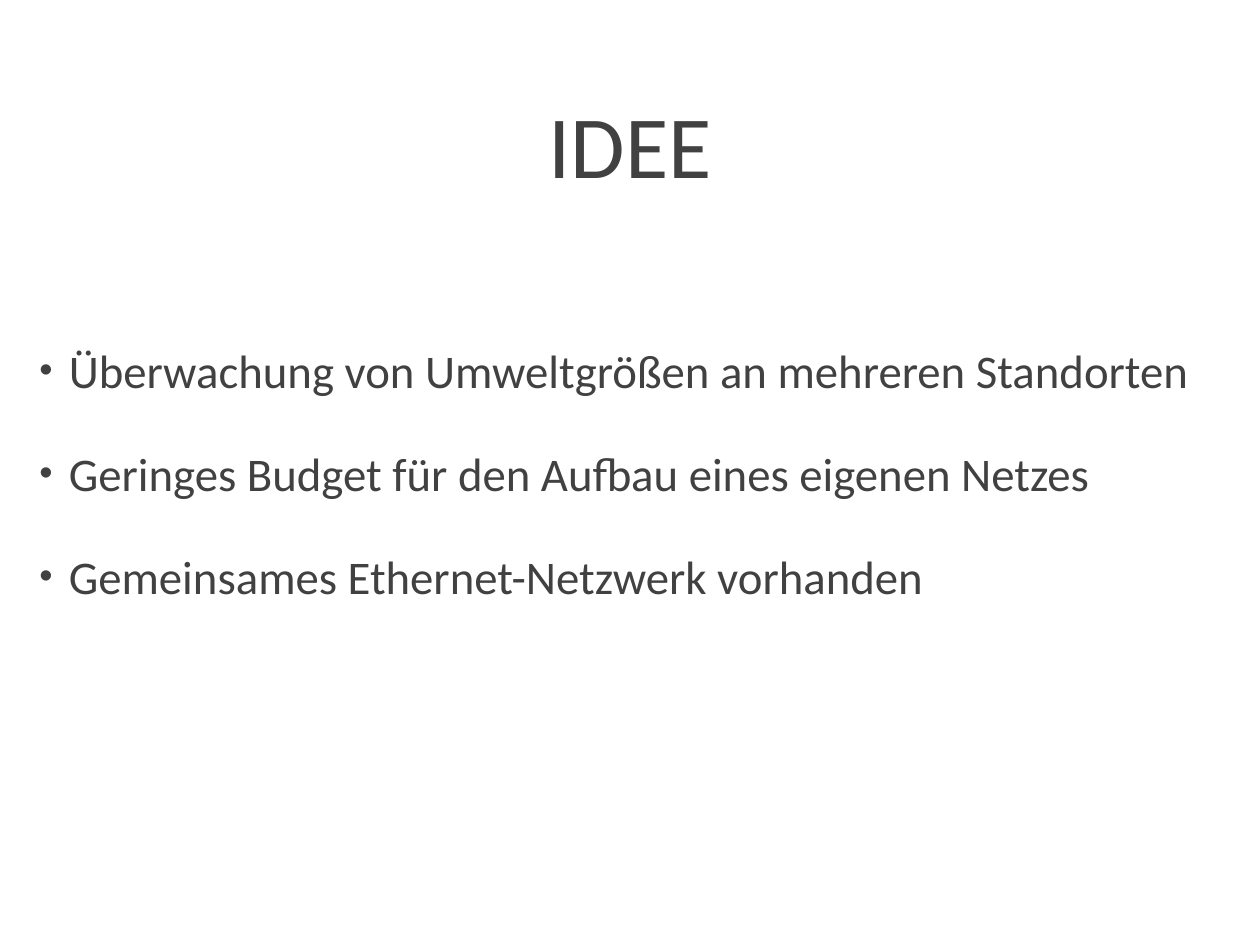
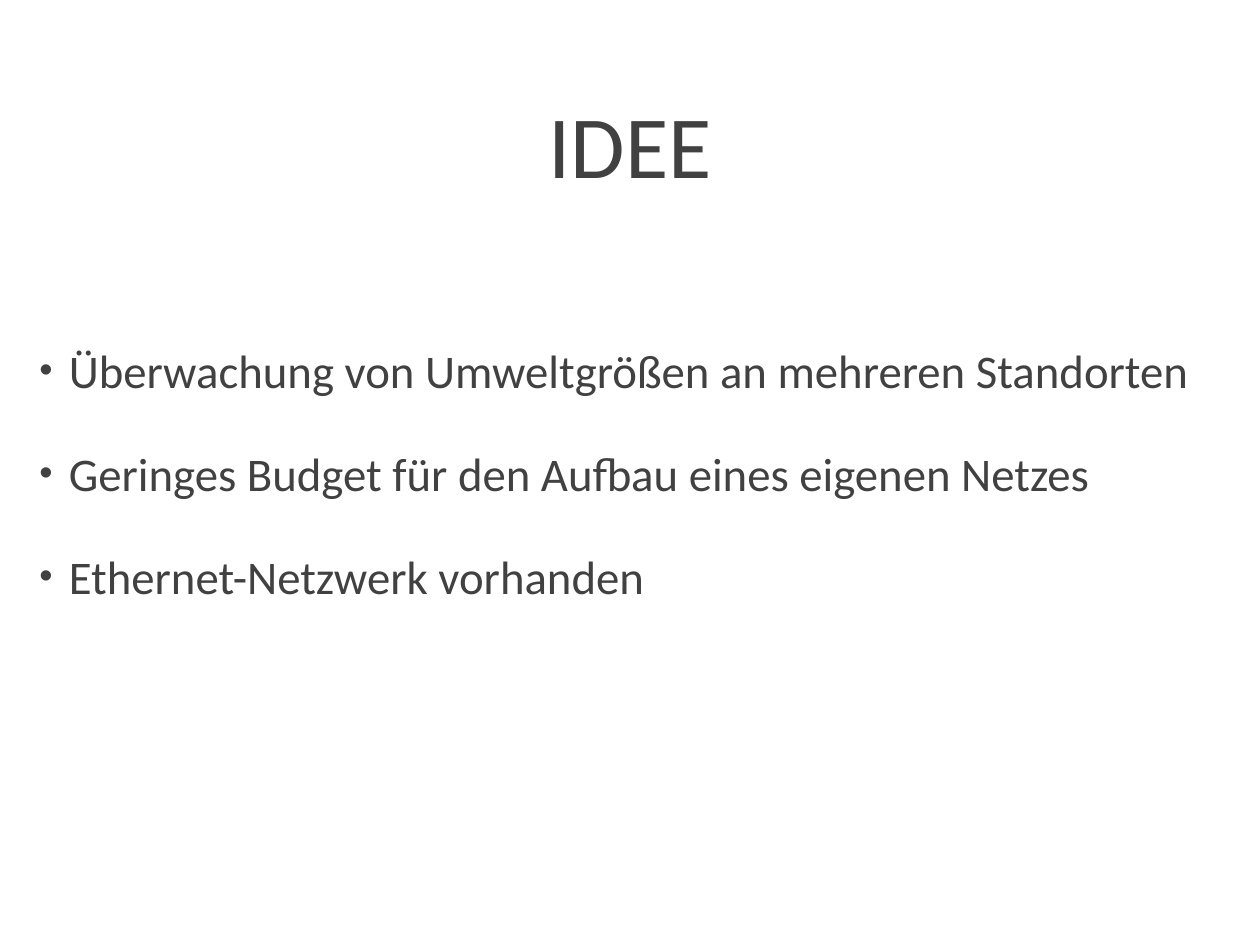
Before and after one commit to sli92/netcon, a slide deck: slide 2 of Dokumentation/Präsentation/netcon_präsentation.ppt. Drawn at 1260x945 pixels with LibreOffice and Linux fonts; fonts in the diff are those of the drawing; background and template pictures are left out. Boxes give left, top, right and bottom in pixels: in the first picture for what was removed or moved away, otherwise in the second. Text is boxed around its words. In the diff, an @@ line names an element or a change of style, - is before the commit and + after.

```diff
--- a/Dokumentation/Präsentation/netcon_präsentation.ppt
+++ b/Dokumentation/Präsentation/netcon_präsentation.ppt
@@ text at bbox=[69, 561, 644, 595]: text changed @@
-• Gemeinsames Ethernet-Netzwerk vorhanden
+• Ethernet-Netzwerk vorhanden
```
Also in this commit, not shown: 5 other slides changed, 1 other file.
